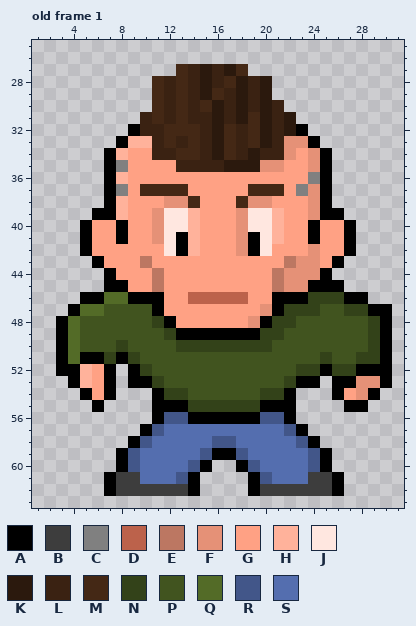
Edited in one commit: animated GIF sprite (olbaid-mortel-7720/Images/Entities/Player/player-standing-down.gif). This is how it looked before the edit.
The file is 32x64 pixels, 3 frames. Colours within 5 levels of each other are drawn and written as one. Shown: old frame 1: x 1..31, y 25..63. The commit also changed other frames, which this record leaves out.
Palette (. is transparent): A #000000  B #3d3d3d  C #808080  D #bc624b  E #bc7762  F #e59177  G #ffa184  H #ffb29b  J #ffe7e0  K #2b190d  L #3a2212  M #442815  N #334219  P #41541f  Q #536b27  R #425689  S #546eaf
Pixels before, old frame 1, first column x 3:
27 ..........MLKLKM............
28 ........MLMLKLMKLK..........
29 ........MLMLKMLKLK..........
30 ........MLMLMKLKLKL.........
31 .......LMLMLLKLKMKLK........
32 ......ALLMMMLKMLMKLKA.......
33 .....AHHLMLMLKMLMKLFFA......
34 ....AHGGLLMMLKMLKLLFGFA.....
35 ....ACGGGGLLLLKKKFFGGFA.....
36 ....AHGGGGGGGGGGGGGGGCA.....
37 ....ACGMMMMGGGGGMMMGCFA.....
38 ....AHGGGFFMGGGMFFGGGFA.....
39 ...AAHGGFJJHGGGFJJHGGFAA....
40 ..AGGAGGFJJHGGGFJJHGGAGGA...
41 ..AGGAGGFJAHGGGFAJHGGAGGA...
42 ..AGGGGGGJAHGGGFAJGGGFGGA...
43 ...AGGGEGGGGGGGGGGGEFFGA....
44 ....AGGGEGGGGGGGGGEFFFA.....
45 ....AAGGEGGGGGGGGGEFFAAA....
46 ..AAQQAAAGGDDDDDGGAAANNNAA..
47 .AQQPPPPAGGGGGGGGFANNNPPNNAA
48 AQPPPPPPNAGGGGGGFANNPPPPPPNA
49 AQPPPPPPPNAAAAAAANNPPPPPPPNA
50 AQPPPNPPPPNNNNNNNNPPPPPPPPNA
51 AQAANANPPPPPPPPPPPPPPPNPPNNA
52 AAHGA.ANPPPPPPPPPPPPNNANNAAA
53 .AHGA.AANPPPPPPPPPPNAA.AAFFA
54 ..AGA...ANNPPPPPPNNA...AGFA.
55 ...A....AAANNNNNNAAA....AA..
56 ........ARRAAAAAARRA........
57 .......ARSSSSSSSSSSRA.......
58 ......ARSSSSSRRSSSSSRA......
59 .....ARSSSSSRAARSSSSSRA.....
60 .....ARSSSSRA..ARSSSSRA.....
61 ....ABBSSSRA....ARSSSBBA....
62 ....ABBBBBBA....ABBBBBBA....
And afterwards:
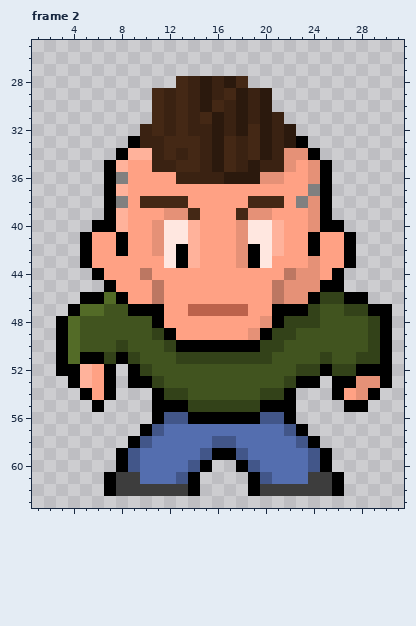
A new or re-ordered frame is compared with the old frame closest to it.
Commit message: #81 Better standing animations
From old to new:
frames 3 -> 14
Changed rows in their new state; - is an unchanged pixel.
Frame 2 is new; against old frame 1:
first column x 5:
27 --------......---------
28 ------..----KM..-------
29 -----------LM----------
30 ----------KM----.------
31 -----.----M---L--.-----
32 ----.-ML-L--LK----.----
33 ---.AL--M--------KA.---
34 --.AHH-ML-----MK--FA.--
35 ---H--LLMM-KML-LLF-----
36 ---C----LLLLKKKFF--F---
37 ---H-GGGG-----GGG-GC---
38 ---C-MMMMG---GMMM-C----
39 -.----GFFM---MFFG----.-
40 .AAH---------------FAA.
41 --------J-----J--------
42 ---A--F---------H--A---
43 AG---G-JAH---FAJ-GG--GA
44 -AG--EG---------GE--GA-
45 ---G---------------F---
46 ---AGGE--GGGGG--EFFA---
47 ----AA---DDDDD-G-AA----
48 ------AG------GFA-NN---
49 ------NAGGGGGGFA-N-----
50 -------NAAAAAAA-N------
51 --------NNNNNNNN-------
